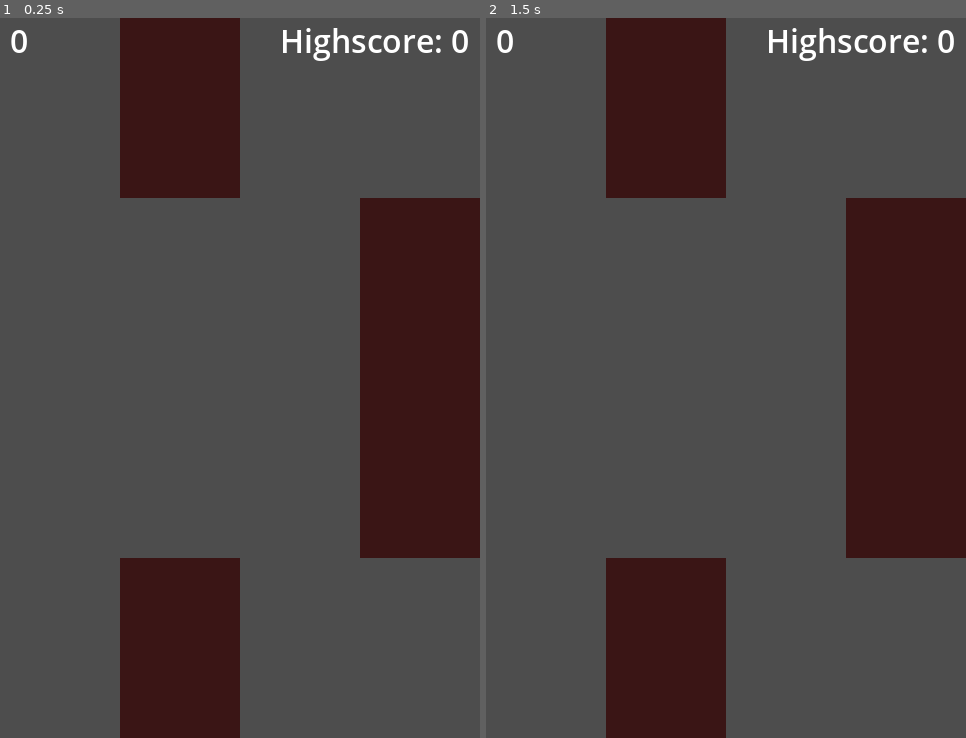
Above: before the commit, frames 1-2 (left to right).
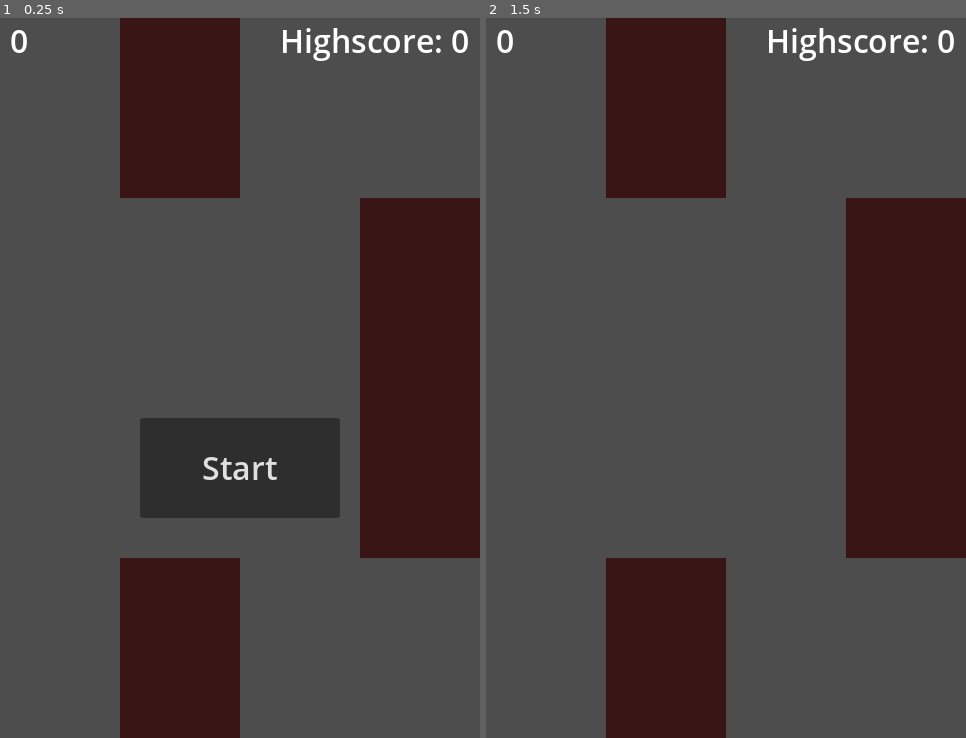
Above: after the commit, the same moments.

Repository: mariusz-tang/godot-piano-tiles
Game: Godot game, scene res://scenes/main.tscn
Same seed, same stepped clock (60 frames per second), same inputs: the game is played once before the commit and once after it.
Inputs (mouse positions are in pixels of both pictures, inside the frame that each line leads up to):
- Up to frame 1 (0.25 s): no input
- Up to frame 2 (1.5 s): click (726, 464) at 0.5 s, where only the run after the commit has a clickable "Start"; tap Enter at 1.25 s; tap D (tile_1) at 1.35 s

The runs differ from the first frame. In frame 1, 5.8% of the frame differs, in the area x 29-71%, y 55-70%; in frame 2, nothing differs.

Commit message:
Add start button to HUD

Diff:
--- a/scenes/hud.tscn
+++ b/scenes/hud.tscn
@@ -2,10 +2,11 @@
 
 [ext_resource type="Script" path="res://scripts/hud.gd" id="1_4caqb"]
 
-[node name="HUD" type="CanvasLayer" node_paths=PackedStringArray("score_label", "highscore_label")]
+[node name="HUD" type="CanvasLayer" node_paths=PackedStringArray("score_label", "highscore_label", "start_button")]
 script = ExtResource("1_4caqb")
 score_label = NodePath("ScoreLabel")
 highscore_label = NodePath("HighscoreLabel")
+start_button = NodePath("StartButton")
 
 [node name="ScoreLabel" type="Label" parent="."]
 offset_left = 10.0
@@ -24,3 +25,20 @@
 grow_horizontal = 0
 theme_override_font_sizes/font_size = 32
 text = "Highscore: 0"
+
+[node name="StartButton" type="Button" parent="."]
+anchors_preset = 7
+anchor_left = 0.5
+anchor_top = 1.0
+anchor_right = 0.5
+anchor_bottom = 1.0
+offset_left = -100.0
+offset_top = -320.0
+offset_right = 100.0
+offset_bottom = -220.0
+grow_horizontal = 2
+grow_vertical = 0
+theme_override_font_sizes/font_size = 32
+text = "Start"
+
+[connection signal="pressed" from="StartButton" to="." method="_on_start_button_pressed"]
--- a/scripts/hud.gd
+++ b/scripts/hud.gd
@@ -1,10 +1,18 @@
 class_name HUD
 extends CanvasLayer
 
+signal start_pressed
+
 @export var score_label: Label
 @export var highscore_label: Label
+@export var start_button: Button
 
 
 func update_scores(score: int, highscore: int) -> void:
 	score_label.text = str(score)
 	highscore_label.text = "Highscore: " + str(highscore)
+
+
+func _on_start_button_pressed() -> void:
+	start_button.hide()
+	start_pressed.emit()
